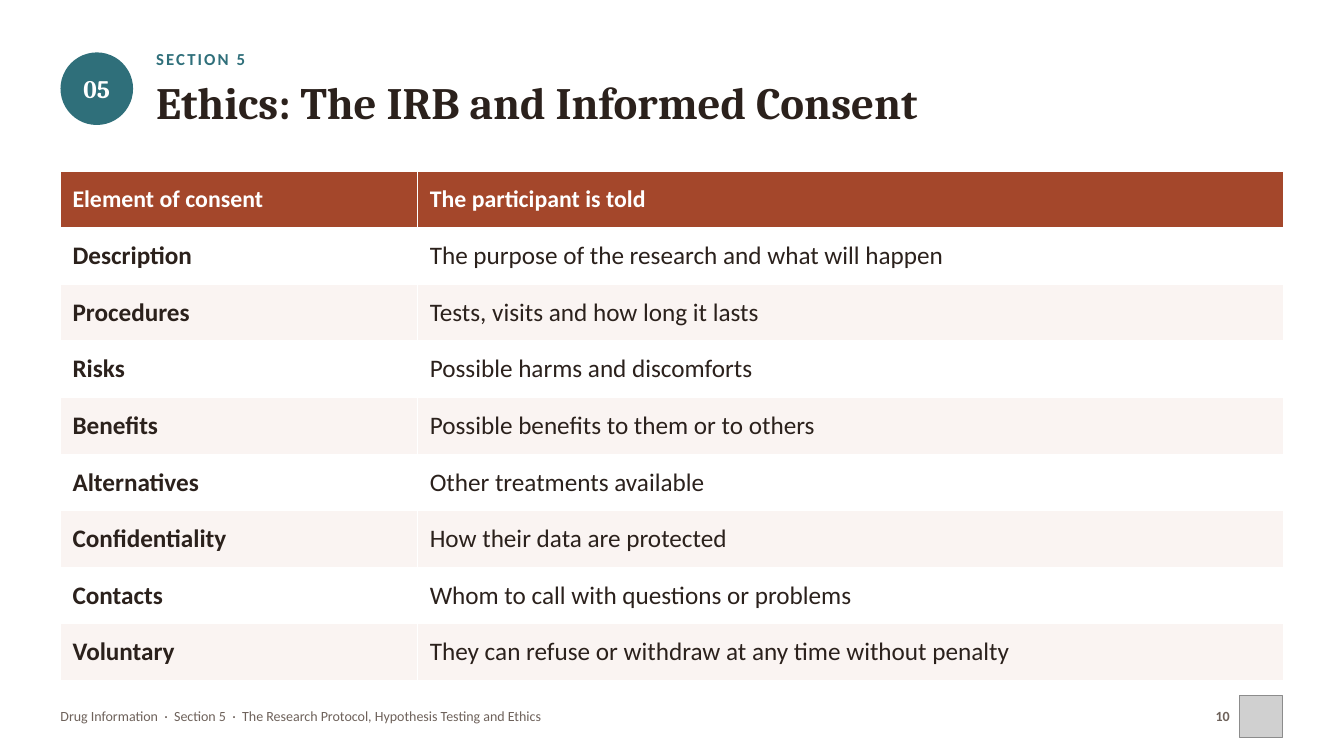
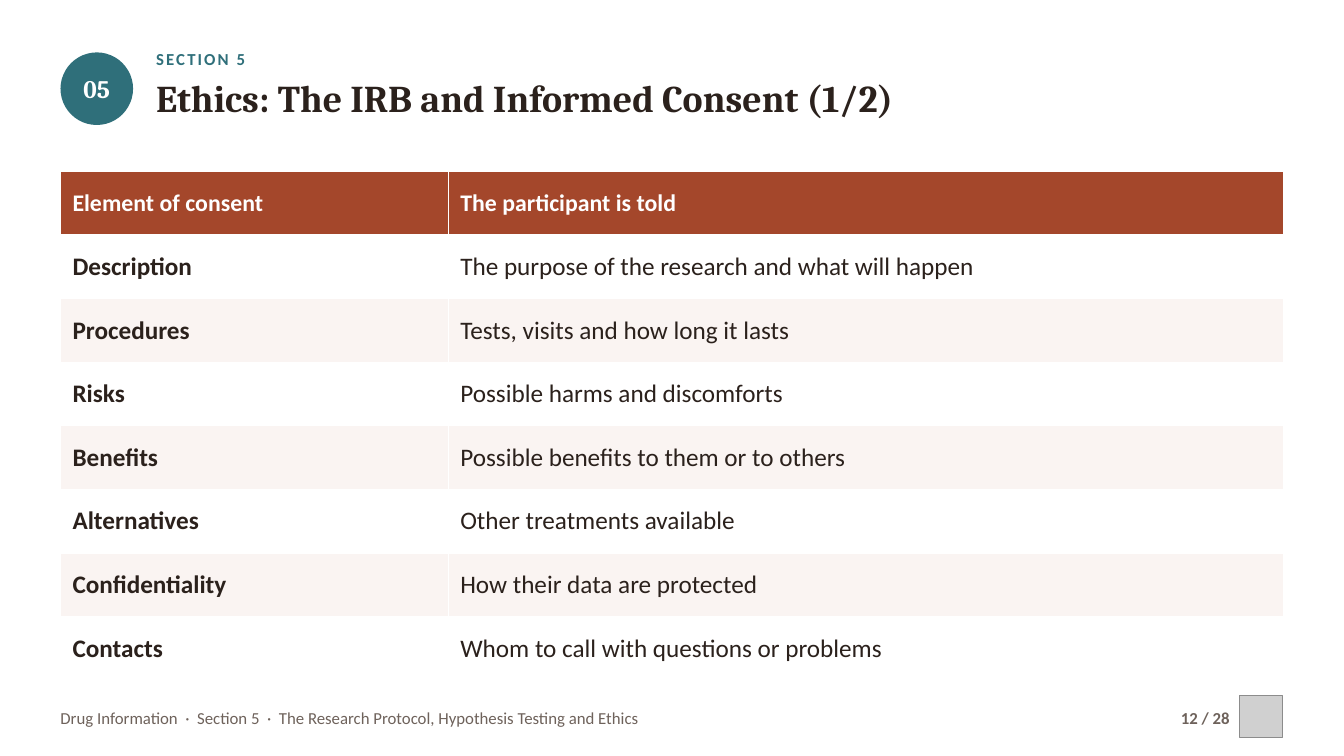
Before and after one commit to drrefaat18-ops/yasser, a slide deck: slide 12 of projects/drug-information-practical/slides/ch05-protocol-hypothesis-ethics.pptx (slide 10 before the commit). Drawn at 1344x756 pixels with LibreOffice and Linux fonts; fonts in the diff are those of the drawing; grey boxes stand for pictures. Boxes give left, top, right and bottom in pixels: in the first picture for what was removed or moved away, otherwise in the second. Text is boxed around its words. In the diff, an @@ line names an element or a change of style, - is before the commit and + after.

```diff
--- a/projects/drug-information-practical/slides/ch05-protocol-hypothesis-ethics.pptx
+++ b/projects/drug-information-practical/slides/ch05-protocol-hypothesis-ethics.pptx
@@ text at [156, 84, 893, 118]: text changed; size 32 to 27 pt @@
-Ethics: The IRB and Informed Consent
+Ethics: The IRB and Informed Consent (1/2)
@@ table at [60, 171, 1285, 681] @@
-row 9: Voluntary | They can refuse or withdraw at any time without penalty
@@ text "Drug Information · Section 5 ..." at [60, 712, 638, 727]: size 10 to 12 pt @@
@@ text at [1181, 712, 1230, 724]: text changed; size 10 to 12 pt @@
-10
+12 / 28
```
Also in this commit, not shown: 22 other slides changed, 3 slides added, 14 other files.
